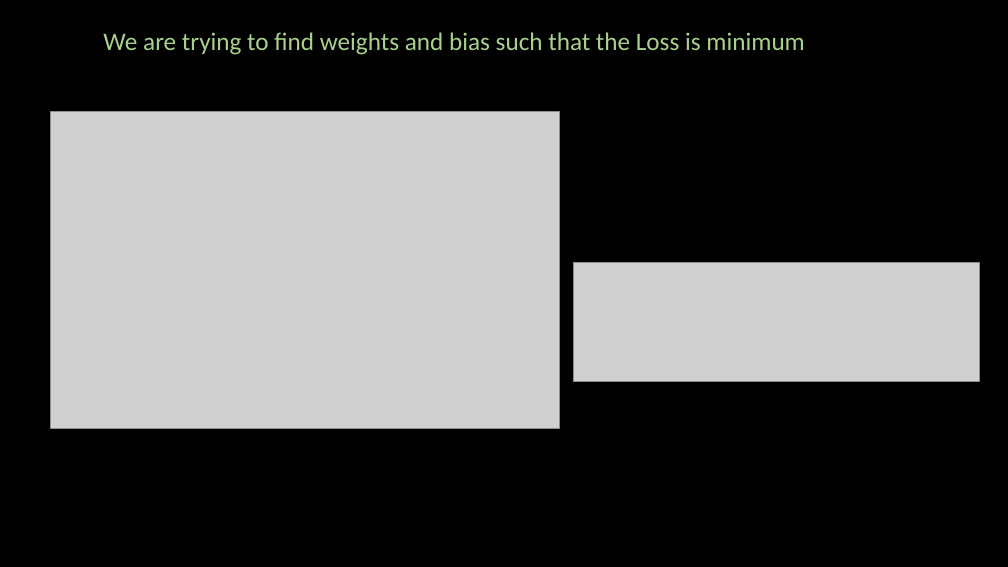
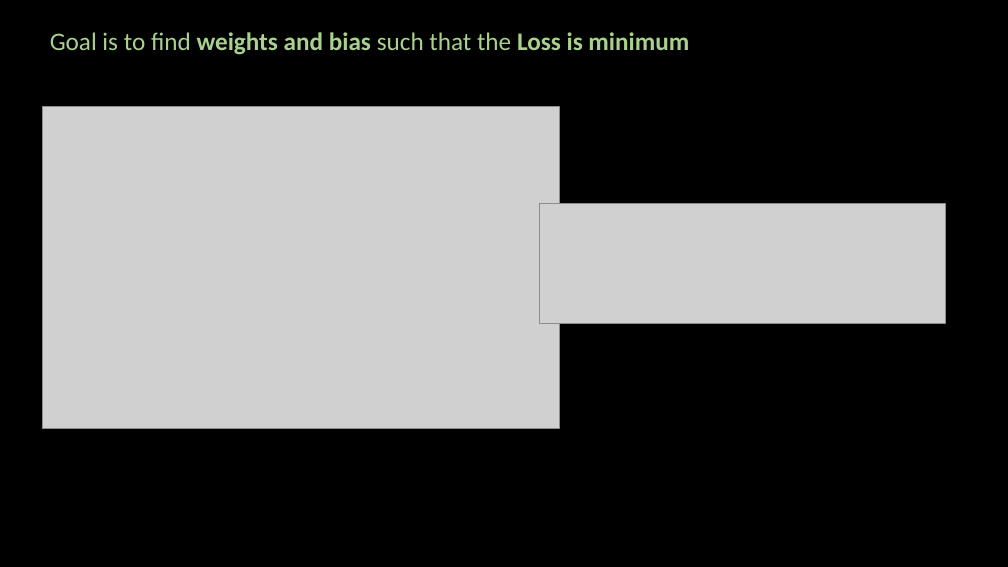
Before and after one commit to ash322ash422/youtube, a slide deck: slide 3 of deep_learning/1_ANN/4-optimizers-explained/optimizer.pptx (slide 4 before the commit). Drawn at 1008x567 pixels with LibreOffice and Linux fonts; fonts in the diff are those of the drawing; grey boxes stand for pictures; background and template pictures are left out. Boxes give left, top, right and bottom in pixels: in the first picture for what was removed or moved away, otherwise in the second. Text is boxed around its words. In the diff, an @@ line names an element or a change of style, - is before the commit and + after.

```diff
--- a/deep_learning/1_ANN/4-optimizers-explained/optimizer.pptx
+++ b/deep_learning/1_ANN/4-optimizers-explained/optimizer.pptx
@@ text at bbox=[50, 32, 689, 55]: text changed; bold on @@
-We are trying to find weights and bias such that the Loss is minimum
+Goal is to find weights and bias such that the Loss is minimum
@@ picture: place and size @@
-picture at bbox=[51, 112, 560, 429]
+picture at bbox=[42, 107, 560, 429]
@@ picture: place and size @@
-picture at bbox=[574, 262, 979, 382]
+picture at bbox=[540, 203, 945, 323]
```
Also in this commit, not shown: 1 other slide changed, 32 other files.
